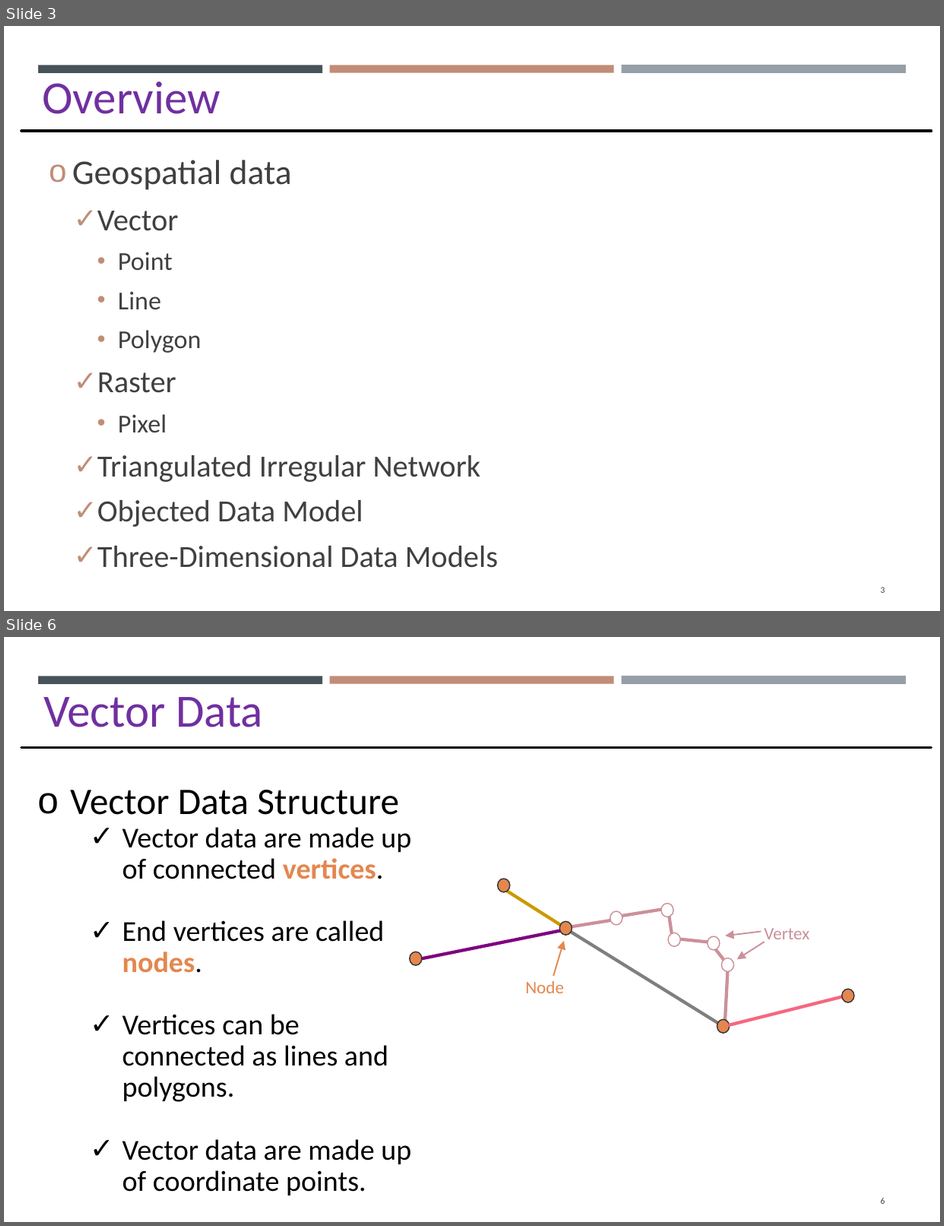
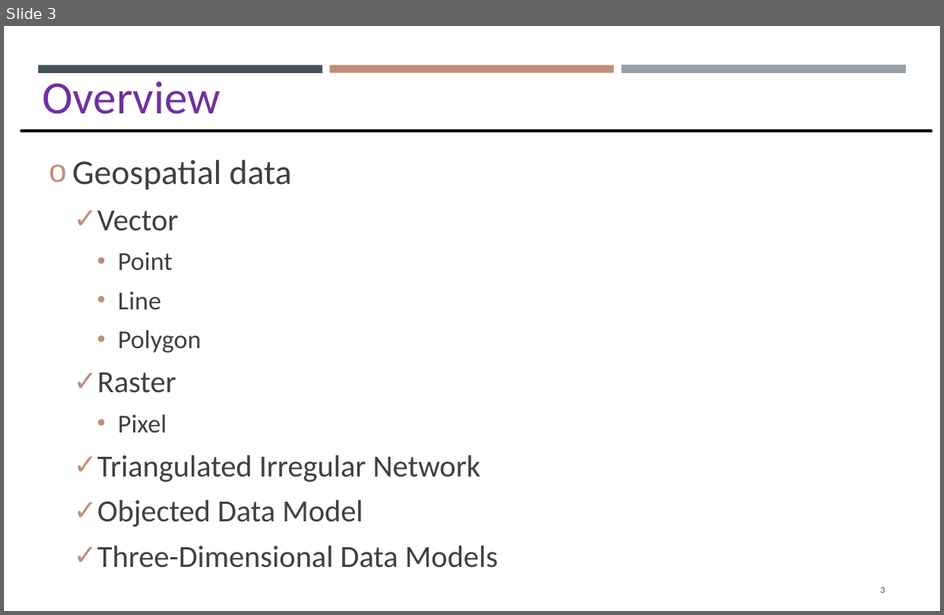
Before and after one commit to gisynw/GIS_I, a slide deck: docs/Lectures/Week04/Week04_GEOG2475_Raster_Thr.pptx. Shown one above the other, each under a label of ours: slides 3 and 6 before the commit, slide 3 after it; the slides between them are not shown. The pictures are 944x1226 and 944x615 pixels, drawn with LibreOffice and Linux fonts; fonts in the diff are those of the drawing. Boxes give left, top, right and bottom in pixels: in the first picture for what was removed or moved away, otherwise in the second. Text is boxed around its words. In the diff, an @@ line names an element or a change of style, - is before the commit and + after.

```diff
--- a/docs/Lectures/Week04/Week04_GEOG2475_Raster_Thr.pptx
+++ b/docs/Lectures/Week04/Week04_GEOG2475_Raster_Thr.pptx
@@ slide 6 removed at box(4, 637, 940, 1222), background #FFFFFF; not listed: 3 template elements that a slide beside it also shows @@
@@ text removed at box(44, 697, 263, 727) @@
-Vector Data
@@ line removed from (21, 747) to (932, 747) @@
@@ text removed at box(70, 790, 411, 1196) @@
-o Vector Data Structure
-  ✓ Vector data are made up of connected vertices.
-  ✓ End vertices are called nodes.
-  ✓ Vertices can be connected as lines and polygons.
-  ✓ Vector data are made up of coordinate points.
@@ line removed from (503, 889) to (566, 928) @@
@@ line removed from (669, 910) to (673, 939) @@
@@ line removed from (568, 930) to (724, 1027) @@
@@ group removed at box(410, 879, 855, 1034): 10 ellipses, 5 lines, 3 arrows, 2 texts @@
-Node
-Vertex
@@ line removed from (710, 943) to (728, 965) @@
@@ line removed from (728, 964) to (725, 1027) @@
@@ page number removed at box(881, 1198, 886, 1204) @@
-6
```
Also in this commit, not shown: 4 slides added, 16 other slides removed, 8 other files.
